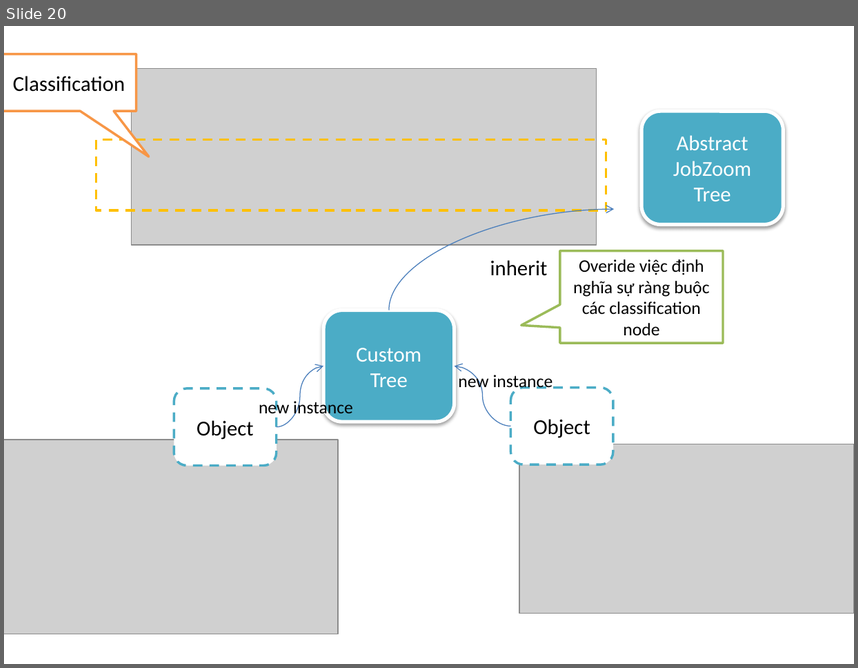
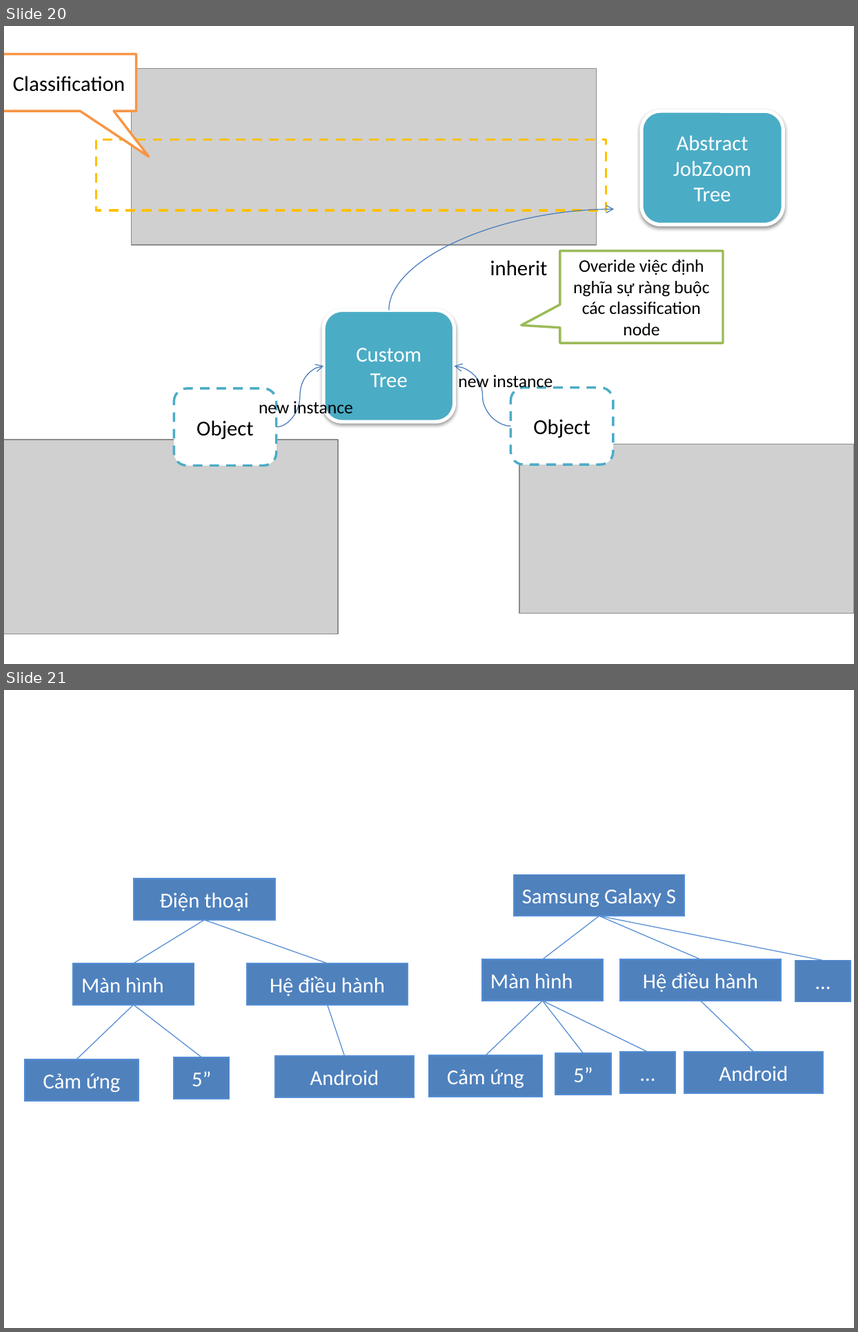
Before and after one commit to khanhduy94/jobzoom, a slide deck: Documents/Thesis Report Picture.pptx. Shown one above the other, each under a label of ours: slide 20 before the commit, slides 20 and 21 after it. The pictures are 858x668 and 858x1332 pixels, drawn with LibreOffice and Linux fonts; fonts in the diff are those of the drawing; grey boxes stand for pictures. Boxes give left, top, right and bottom in pixels: in the first picture for what was removed or moved away, otherwise in the second. Text is boxed around its words. In the diff, an @@ line names an element or a change of style, - is before the commit and + after.

```diff
--- a/Documents/Thesis Report Picture.pptx
+++ b/Documents/Thesis Report Picture.pptx
@@ slide 21 added at bbox=[4, 690, 854, 1328], background #FFFFFF @@
@@ rectangle added at bbox=[514, 874, 684, 916], fill #4F81BD, outline #558ED5 1 pt, 18 pt, text #FFFFFF @@
+Samsung Galaxy S
@@ rectangle added at bbox=[133, 879, 275, 920], fill #4F81BD, outline #558ED5 1 pt, 18 pt, text #FFFFFF @@
+Điện thoại
@@ line added from (599, 916) to (543, 960), #558ED5 0.75 pt @@
@@ line added from (599, 916) to (700, 960), #558ED5 0.75 pt @@
@@ line added from (599, 916) to (822, 960), #558ED5 0.75 pt @@
@@ line added from (205, 920) to (133, 963), #558ED5 0.75 pt @@
@@ line added from (205, 920) to (327, 963), #558ED5 0.75 pt @@
@@ rectangle added at bbox=[73, 963, 194, 1005], fill #4F81BD, outline #558ED5 1 pt, 18 pt, text #FFFFFF @@
+Màn hình
@@ rectangle added at bbox=[247, 963, 408, 1005], fill #4F81BD, outline #558ED5 1 pt, 18 pt, text #FFFFFF @@
+Hệ điều hành
@@ rectangle added at bbox=[481, 960, 602, 1001], fill #4F81BD, outline #558ED5 1 pt, 18 pt, text #FFFFFF @@
+Màn hình
@@ rectangle added at bbox=[620, 960, 781, 1001], fill #4F81BD, outline #558ED5 1 pt, 18 pt, text #FFFFFF @@
+Hệ điều hành
@@ rectangle added at bbox=[795, 960, 851, 1002], fill #4F81BD, outline #558ED5 1 pt, 18 pt, text #FFFFFF @@
+…
@@ line added from (133, 1005) to (76, 1059), #558ED5 0.75 pt @@
@@ line added from (133, 1005) to (201, 1057), #558ED5 0.75 pt @@
@@ line added from (327, 1005) to (345, 1056), #558ED5 0.75 pt @@
@@ line added from (543, 1000) to (486, 1056), #558ED5 0.75 pt @@
@@ line added from (543, 1000) to (583, 1053), #558ED5 0.75 pt @@
@@ line added from (543, 1000) to (648, 1052), #558ED5 0.75 pt @@
@@ line added from (700, 1000) to (754, 1052), #558ED5 0.75 pt @@
@@ rectangle added at bbox=[25, 1059, 139, 1101], fill #4F81BD, outline #558ED5 1 pt, 18 pt, text #FFFFFF @@
+Cảm ứng
@@ rectangle added at bbox=[174, 1057, 229, 1099], fill #4F81BD, outline #558ED5 1 pt, 18 pt, text #FFFFFF @@
+5”
@@ rectangle added at bbox=[275, 1056, 414, 1097], fill #4F81BD, outline #558ED5 1 pt, 18 pt, text #FFFFFF @@
+Android
@@ rectangle added at bbox=[429, 1056, 543, 1097], fill #4F81BD, outline #558ED5 1 pt, 18 pt, text #FFFFFF @@
+Cảm ứng
@@ rectangle added at bbox=[556, 1053, 611, 1094], fill #4F81BD, outline #558ED5 1 pt, 18 pt, text #FFFFFF @@
+5”
@@ rectangle added at bbox=[620, 1052, 675, 1093], fill #4F81BD, outline #558ED5 1 pt, 18 pt, text #FFFFFF @@
+…
@@ rectangle added at bbox=[684, 1052, 822, 1093], fill #4F81BD, outline #558ED5 1 pt, 18 pt, text #FFFFFF @@
+Android
```
Also in this commit, not shown: 1 other file.
